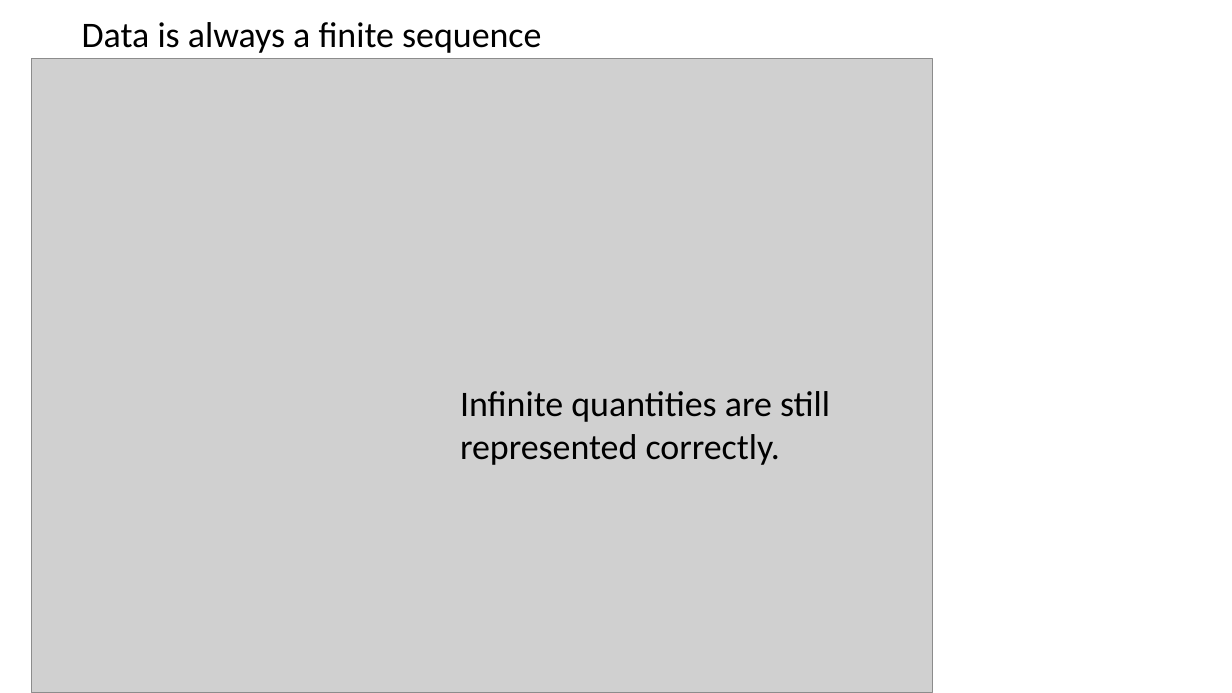
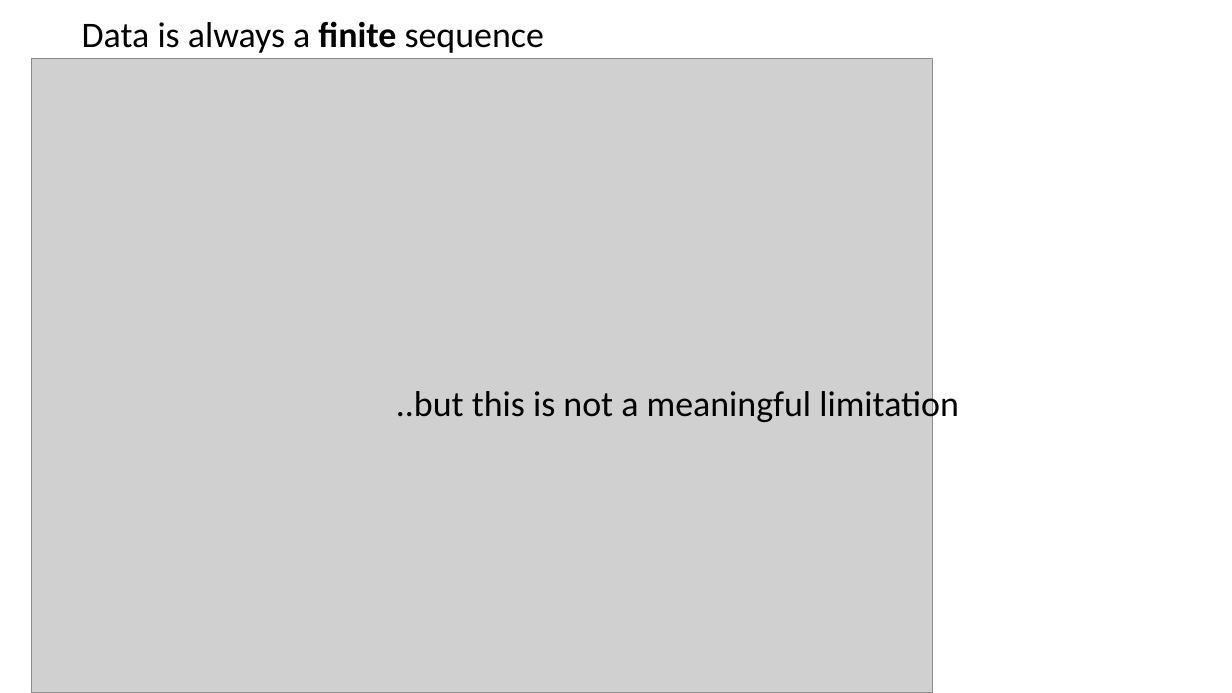
Before and after one commit to Saul-Youssef/coda, a slide deck: slide 10 of doc/talk/coda.pptx (slide 6 before the commit). Drawn at 1232x693 pixels with LibreOffice and Linux fonts; fonts in the diff are those of the drawing; grey boxes stand for pictures. Boxes give left, top, right and bottom in pixels: in the first picture for what was removed or moved away, otherwise in the second. Text is boxed around its words. In the diff, an @@ line names an element or a change of style, - is before the commit and + after.

```diff
--- a/doc/talk/coda.pptx
+++ b/doc/talk/coda.pptx
@@ text "Data is always a finite ..." at (82, 21, 544, 53): bold on in "finite" @@
@@ text at (396, 386, 959, 425): text changed @@
-Infinite quantities are still represented correctly.
+..but this is not a meaningful limitation
```
Also in this commit, not shown: 12 other slides changed, 20 slides added, 3 slides removed, 11 other files.
